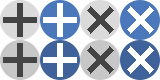
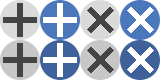
Layers edited between the first and the second w=160, h=80 image:
painted on "+ kопировать 3" over (90, 33, 150, 74)
removed layer "+ kопировать 2" from group "Развернутые" over (130, 6, 150, 34)
removed layer "+ kопировать 4" from group "Развернутые" over (90, 46, 110, 74)
removed layer "+ kопировать" from group "Развернутые" over (90, 6, 110, 34)
